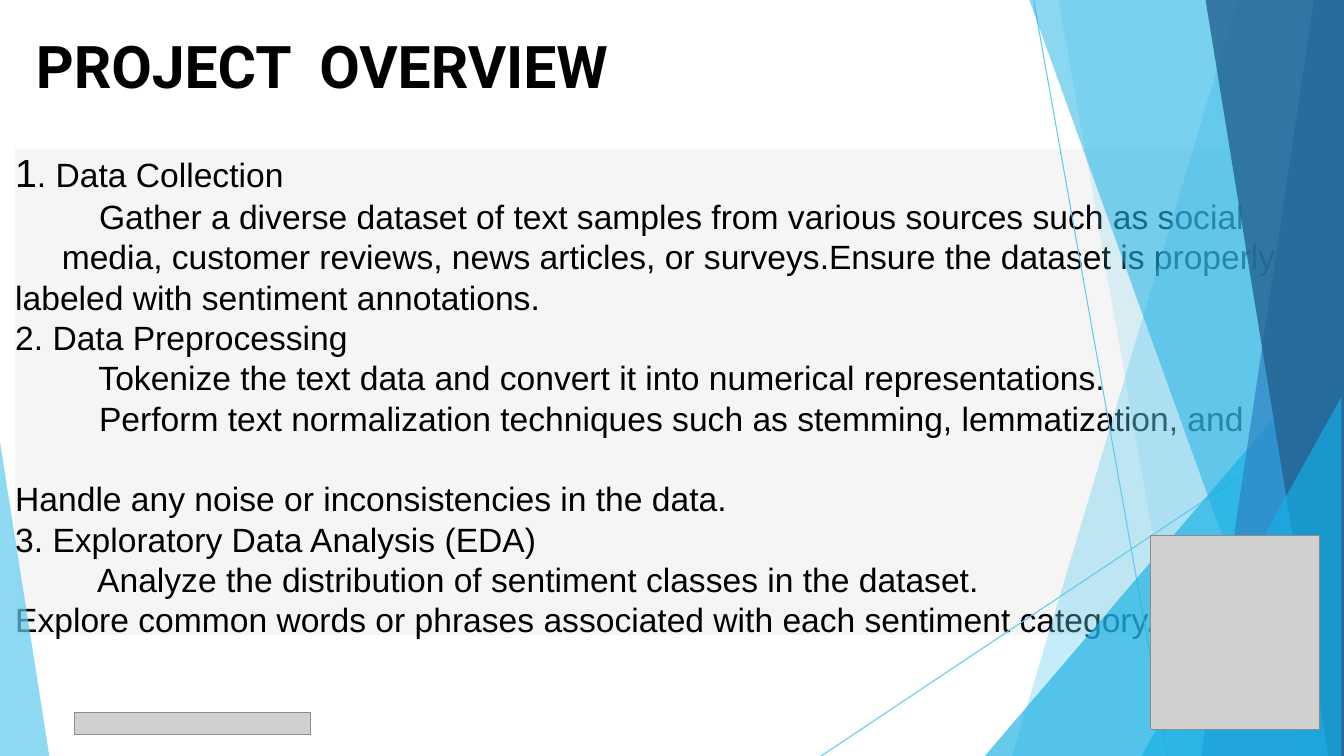
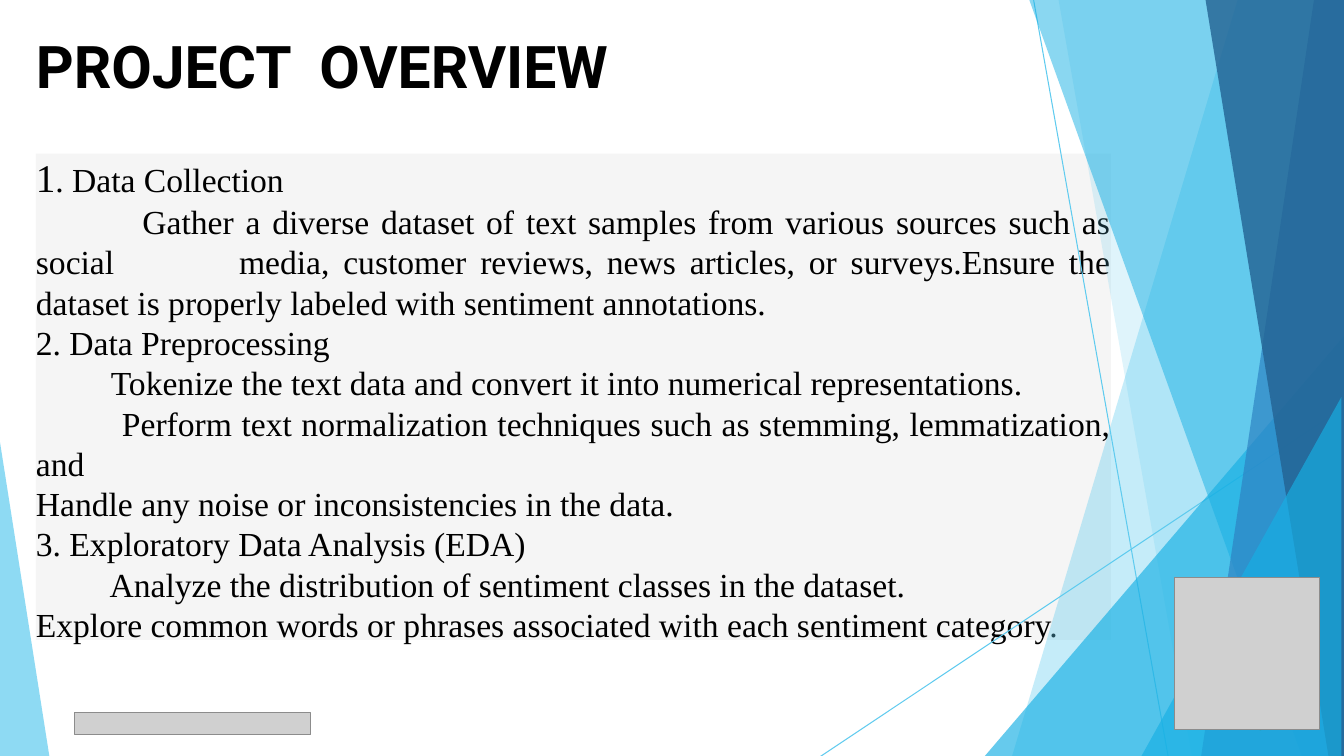
Before and after one commit to sivasthruthi-27/siva-nm, a slide deck: slide 5 of siva nm project.pptx. Drawn at 1344x756 pixels with LibreOffice and Linux fonts; fonts in the diff are those of the drawing; grey boxes stand for pictures. Boxes give left, top, right and bottom in pixels: in the first picture for what was removed or moved away, otherwise in the second. Text is boxed around its words. In the diff, an @@ line names an element or a change of style, - is before the commit and + after.

```diff
--- a/siva nm project.pptx
+++ b/siva nm project.pptx
@@ freeform shape "1. Data Collection" resized from (x1=15, y1=149, x2=1280, y2=635) to (x1=36, y1=154, x2=1112, y2=640) @@
@@ freeform shape "1. Data Collection" at (x1=36, y1=154, x2=1112, y2=640): font Arial to Times New Roman; alignment left to justified @@
@@ picture resized from (x1=1151, y1=535, x2=1320, y2=729) to (x1=1175, y1=577, x2=1320, y2=729) @@
```
Also in this commit, not shown: 4 other slides changed.
